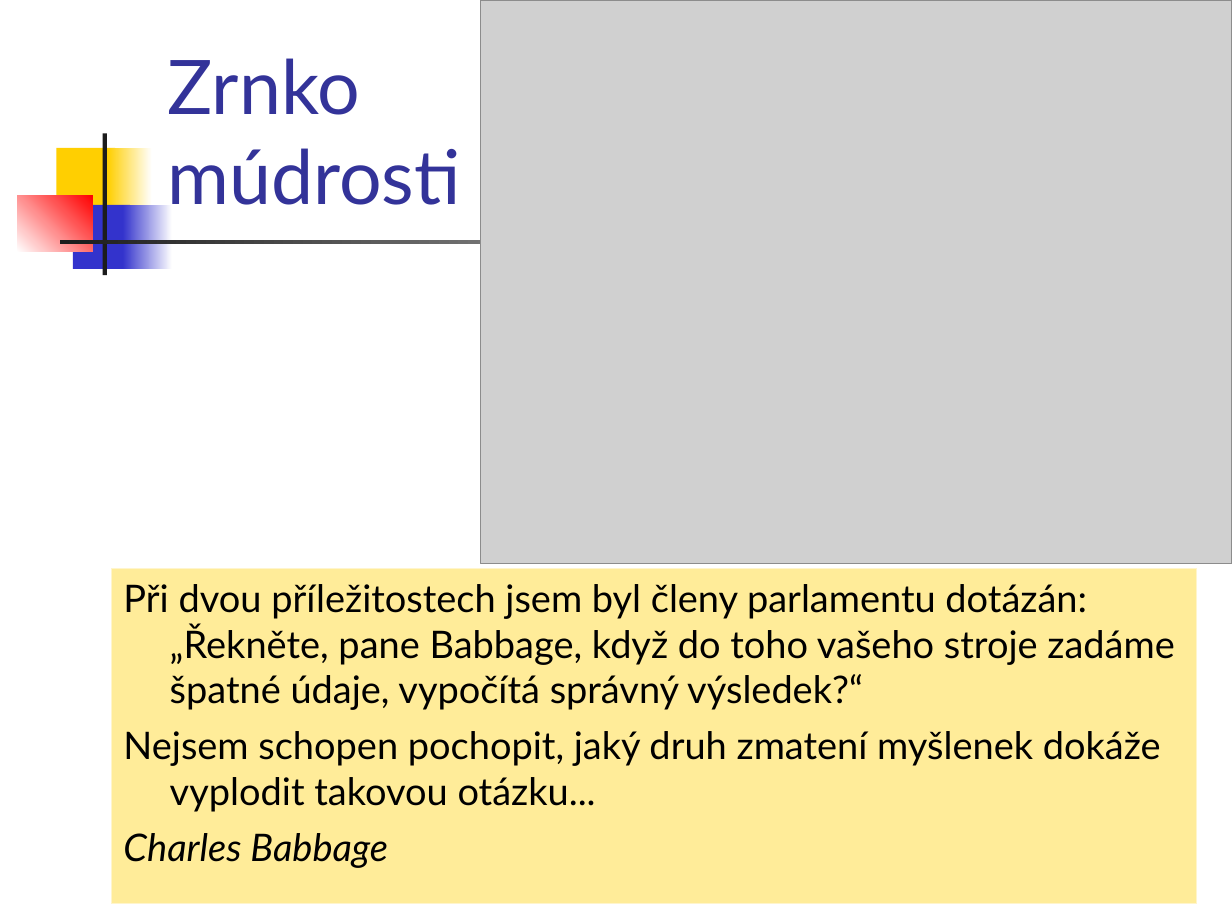
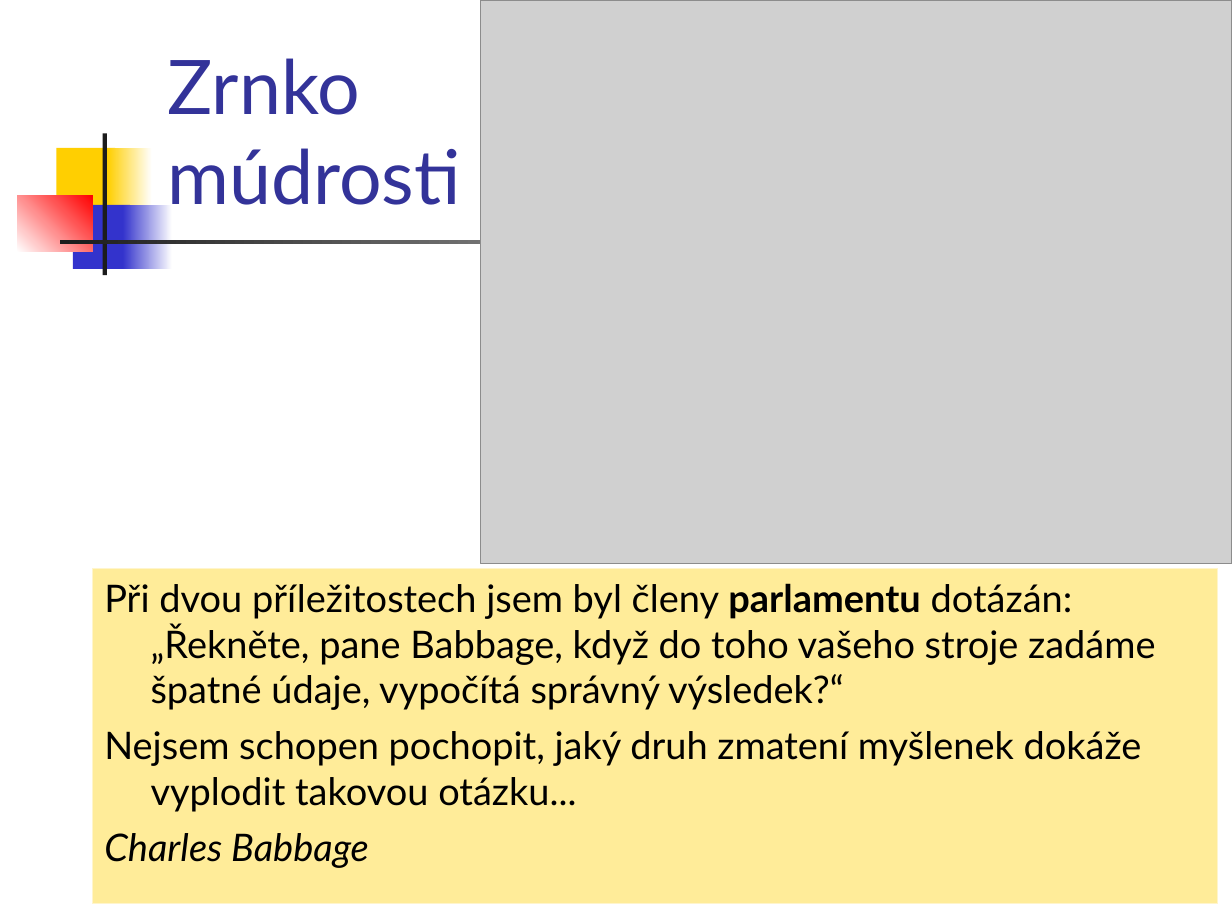
Before and after one commit to Programovanie4/Prednasky, a slide deck: slide 1 of 02/02_java.ppt. Drawn at 1232x924 pixels with LibreOffice and Linux fonts; fonts in the diff are those of the drawing; grey boxes stand for pictures. Boxes give left, top, right and bottom in pixels: in the first picture for what was removed or moved away, otherwise in the second. Text is boxed around its words. In the diff, an @@ line names an element or a change of style, - is before the commit and + after.

```diff
--- a/02/02_java.ppt
+++ b/02/02_java.ppt
@@ rectangle "Při dvou příležitostech jsem byl ...": place and size @@
-rectangle "Při dvou příležitostech jsem byl ..." at [111, 569, 1196, 904]
+rectangle "Při dvou příležitostech jsem byl ..." at [92, 569, 1217, 904]
@@ text in rectangle at [104, 583, 1155, 710]: bold on in "parlamentu" @@
```
Also in this commit, not shown: 21 other slides changed, 2 slides added, 2 slides removed, 2 other files.
